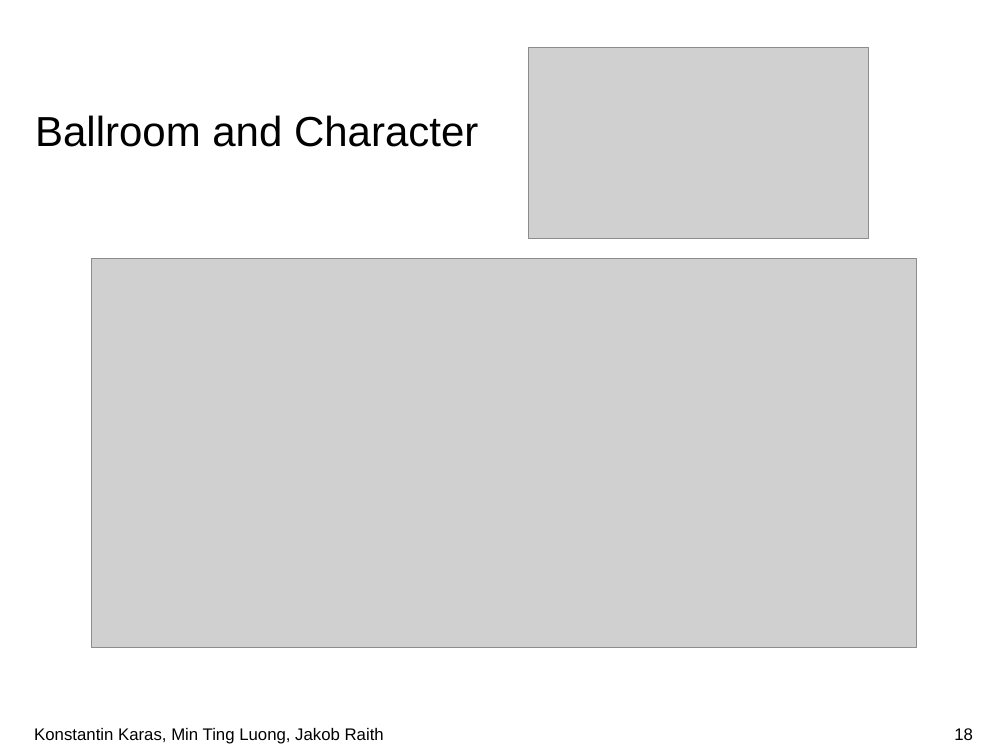
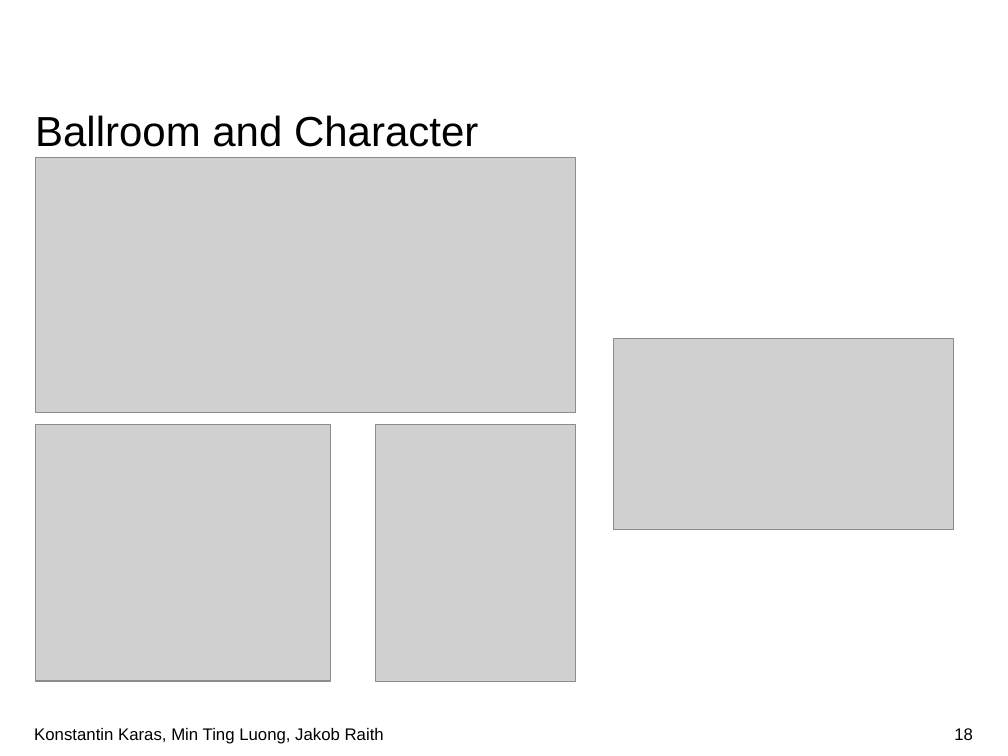
Before and after one commit to doingitraith/TaViS2019, a slide deck: slide 18 of Documents/Kickoff.pptx. Drawn at 1008x756 pixels with LibreOffice and Linux fonts; fonts in the diff are those of the drawing; grey boxes stand for pictures; background and template pictures are left out. Boxes give left, top, right and bottom in pixels: in the first picture for what was removed or moved away, otherwise in the second. Text is boxed around its words. In the diff, an @@ line names an element or a change of style, - is before the commit and + after.

```diff
--- a/Documents/Kickoff.pptx
+++ b/Documents/Kickoff.pptx
@@ picture: place and size @@
-picture at box(92, 259, 916, 648)
+picture at box(35, 158, 576, 413)
@@ picture: place and size @@
-picture at box(528, 47, 868, 239)
+picture at box(613, 339, 953, 530)
@@ picture added at box(35, 424, 331, 680) @@
@@ picture added at box(376, 424, 576, 680) @@
```
Also in this commit, not shown: 2 other slides changed, 35 other files.
